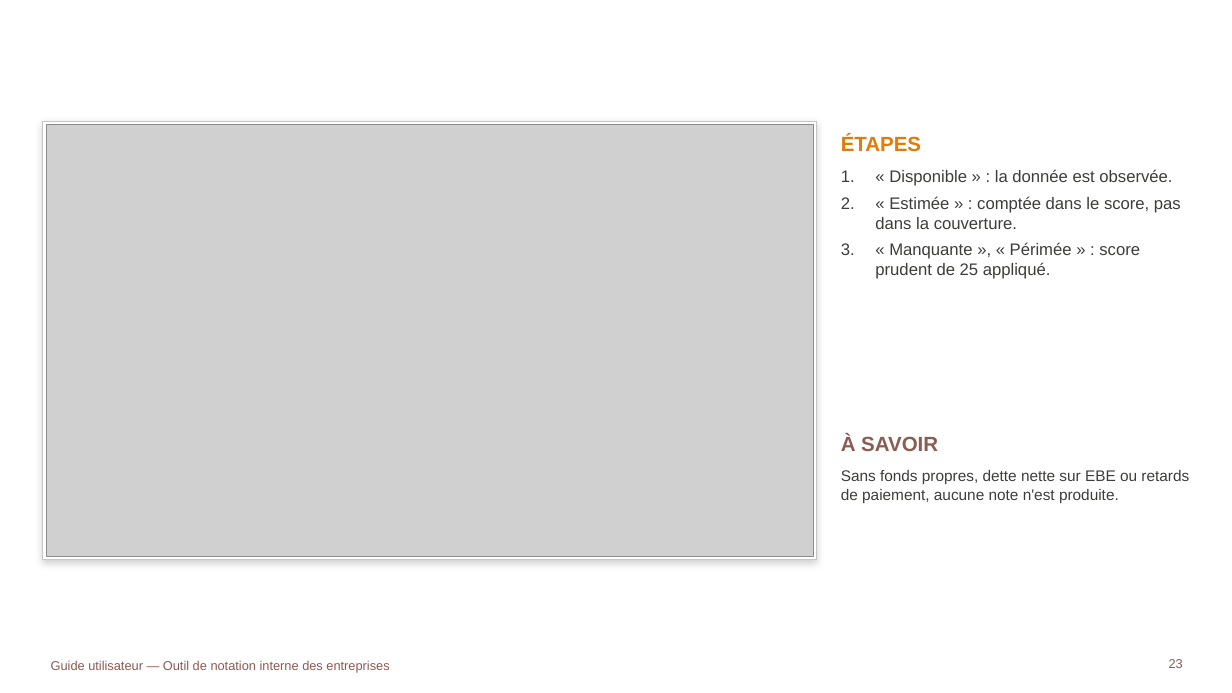
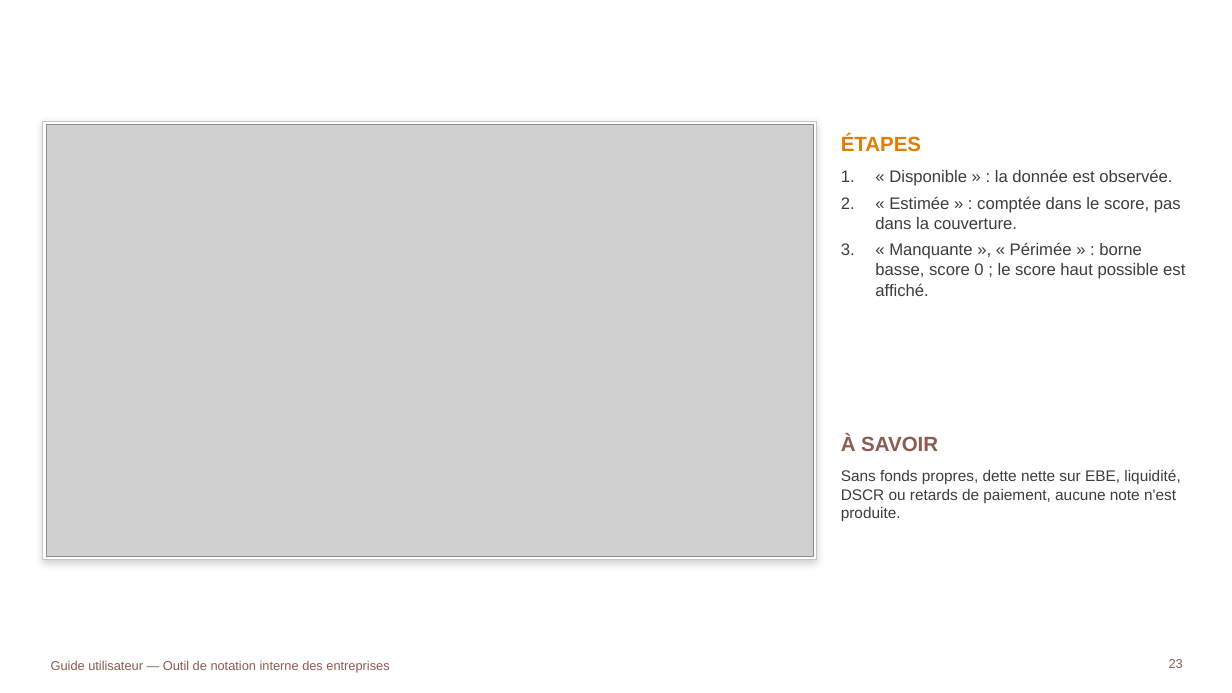
Before and after one commit to tariqeddoumi/Entreprise-scoring-cl, a slide deck: slide 23 of docs/guides/Guide_utilisateur_outil_notation.pptx. Drawn at 1232x693 pixels with LibreOffice and Linux fonts; fonts in the diff are those of the drawing; grey boxes stand for pictures; background and template pictures are left out. Boxes give left, top, right and bottom in pixels: in the first picture for what was removed or moved away, otherwise in the second. Text is boxed around its words. In the diff, an @@ line names an element or a change of style, - is before the commit and + after.

```diff
--- a/docs/guides/Guide_utilisateur_outil_notation.pptx
+++ b/docs/guides/Guide_utilisateur_outil_notation.pptx
@@ text at (x1=875, y1=242, x2=1185, y2=296): text changed @@
-3. « Manquante », « Périmée » : score prudent de 25 appliqué.
+3. « Manquante », « Périmée » : borne basse, score 0 ; le score haut possible est affiché.
@@ text at (x1=841, y1=469, x2=1180, y2=521): text changed @@
-Sans fonds propres, dette nette sur EBE ou retards de paiement, aucune note n'est produite.
+Sans fonds propres, dette nette sur EBE, liquidité, DSCR ou retards de paiement, aucune note n'est produite.
```
Also in this commit, not shown: 1 other slide changed, 19 other files.
